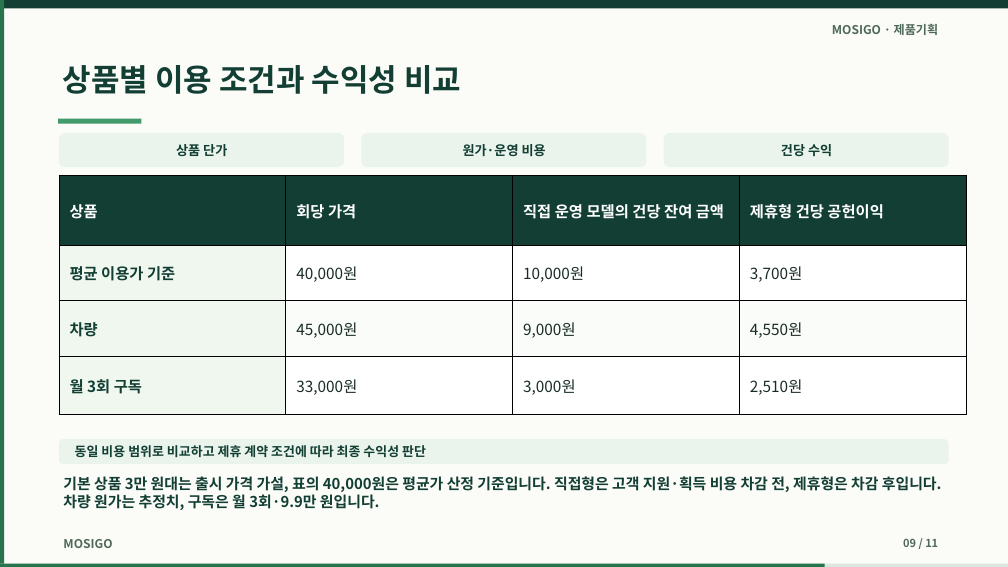
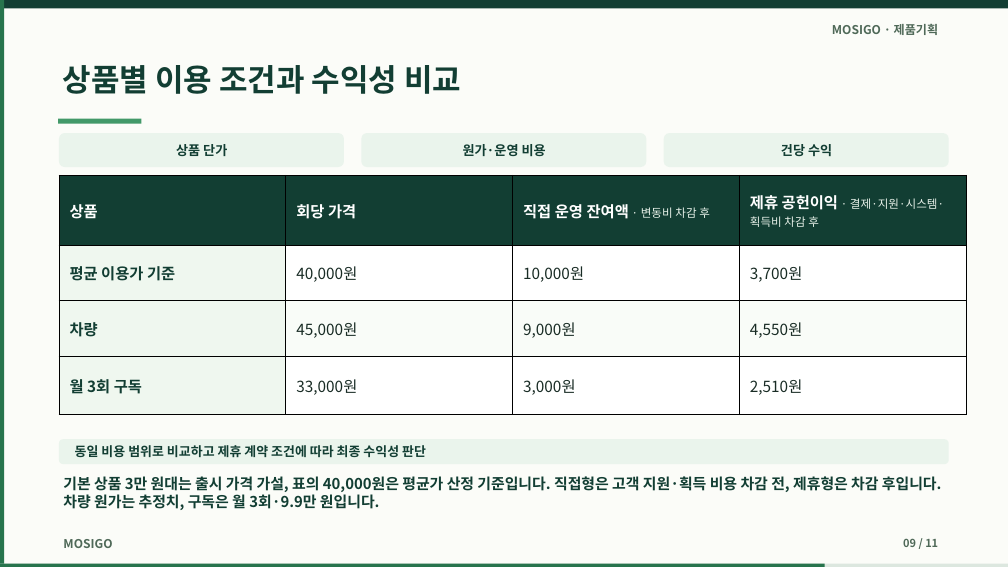
Before and after one commit to dohyunkimmm/mosigo-case-study, a slide deck: slide 9 of downloads/mosigo_report.pptx. Drawn at 1008x567 pixels with LibreOffice and Linux fonts; fonts in the diff are those of the drawing. Boxes give left, top, right and bottom in pixels: in the first picture for what was removed or moved away, otherwise in the second. Text is boxed around its words. In the diff, an @@ line names an element or a change of style, - is before the commit and + after.

```diff
--- a/downloads/mosigo_report.pptx
+++ b/downloads/mosigo_report.pptx
@@ table at bbox=[59, 175, 966, 403] @@
-row 1, column 3: 직접 운영 모델의 건당 잔여 금액
+row 1, column 3: 직접 운영 잔여액 · 변동비 차감 후
-row 1, column 4: 제휴형 건당 공헌이익
+row 1, column 4: 제휴 공헌이익 · 결제·지원·시스템·획득비 차감 후
```
Also in this commit, not shown: 4 other slides changed, 13 other files.
